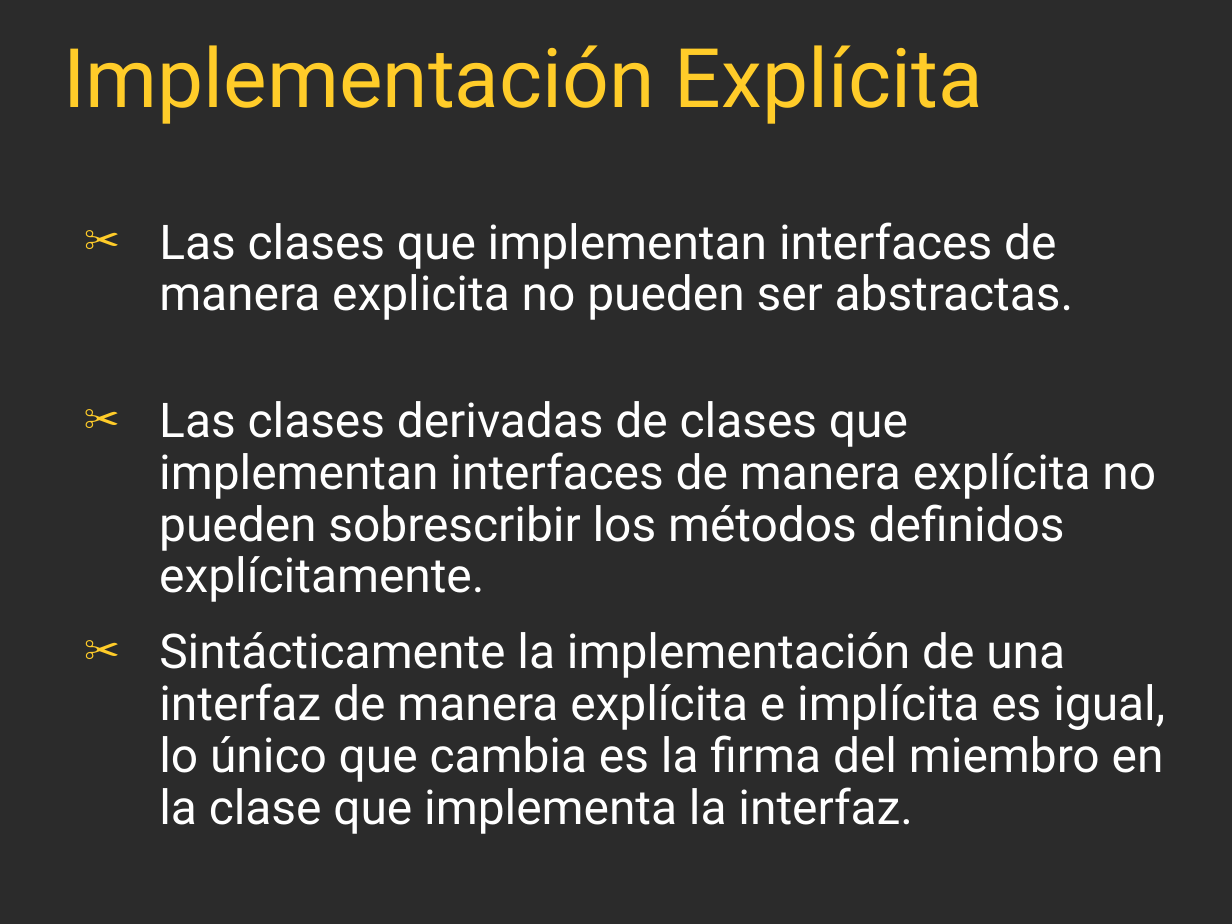
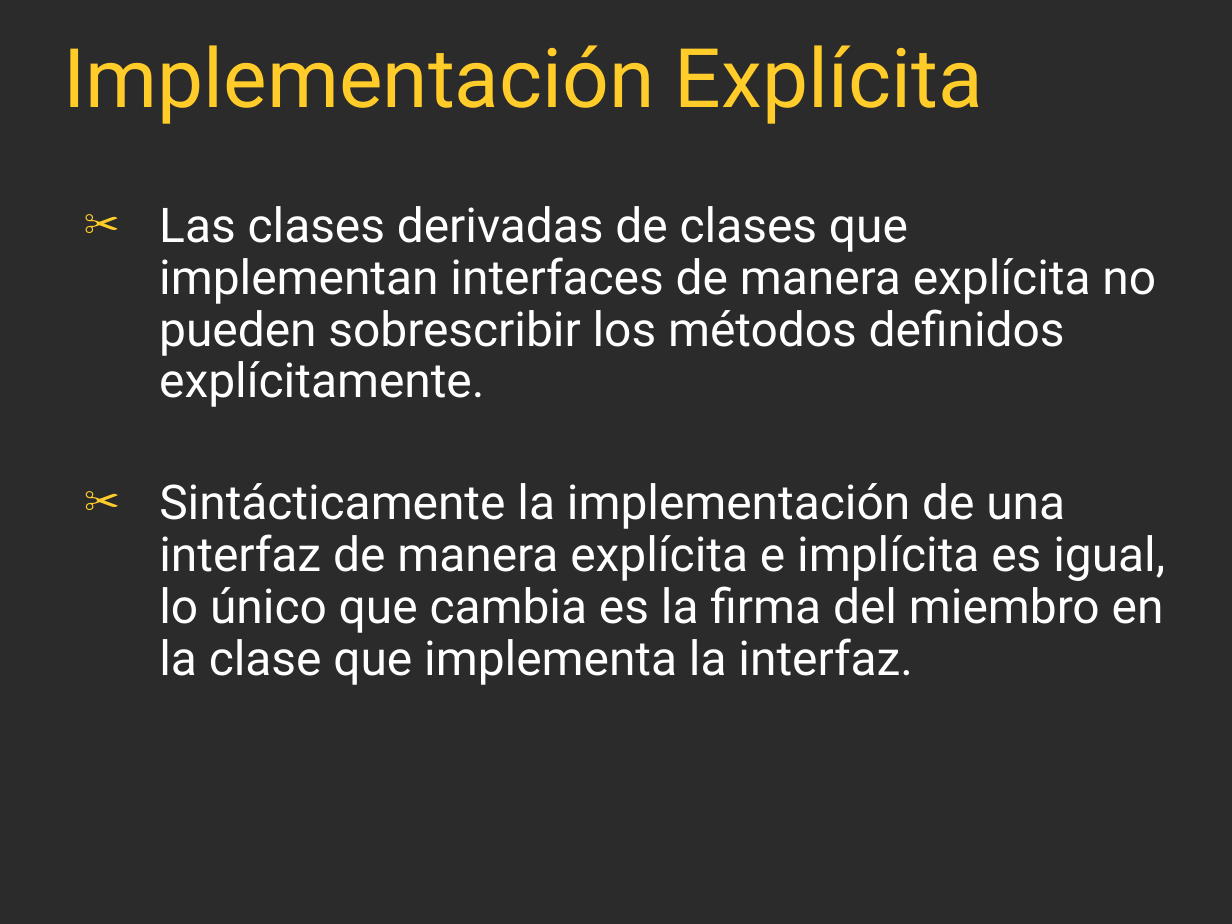
Before and after one commit to FedeDavila1984/utn_prog_y_lab_II, a slide deck: slide 12 of PPTs/ProgramacionII_Clase_18-2017.ppt. Drawn at 1232x924 pixels with LibreOffice and Linux fonts; fonts in the diff are those of the drawing; background and template pictures are left out; a plain dark background stands for a picture behind light text. Boxes give left, top, right and bottom in pixels: in the first picture for what was removed or moved away, otherwise in the second. Text is boxed around its words. In the diff, an @@ line names an element or a change of style, - is before the commit and + after.

```diff
--- a/PPTs/ProgramacionII_Clase_18-2017.ppt
+++ b/PPTs/ProgramacionII_Clase_18-2017.ppt
@@ text "Las clases derivadas de clases ...": place and size @@
-text "Las clases derivadas de clases ..." at box(159, 401, 1156, 602)
+text "Las clases derivadas de clases ..." at box(159, 206, 1156, 407)
@@ text removed at box(159, 222, 1074, 320) @@
-✂ Las clases que implementan interfaces de manera explicita no pueden ser abstractas.
@@ text "Sintácticamente la implementación de una ...": place and size @@
-text "Sintácticamente la implementación de una ..." at box(159, 632, 1165, 834)
+text "Sintácticamente la implementación de una ..." at box(159, 483, 1165, 685)
```
Also in this commit, not shown: 1 other slide changed, 2 other files.
